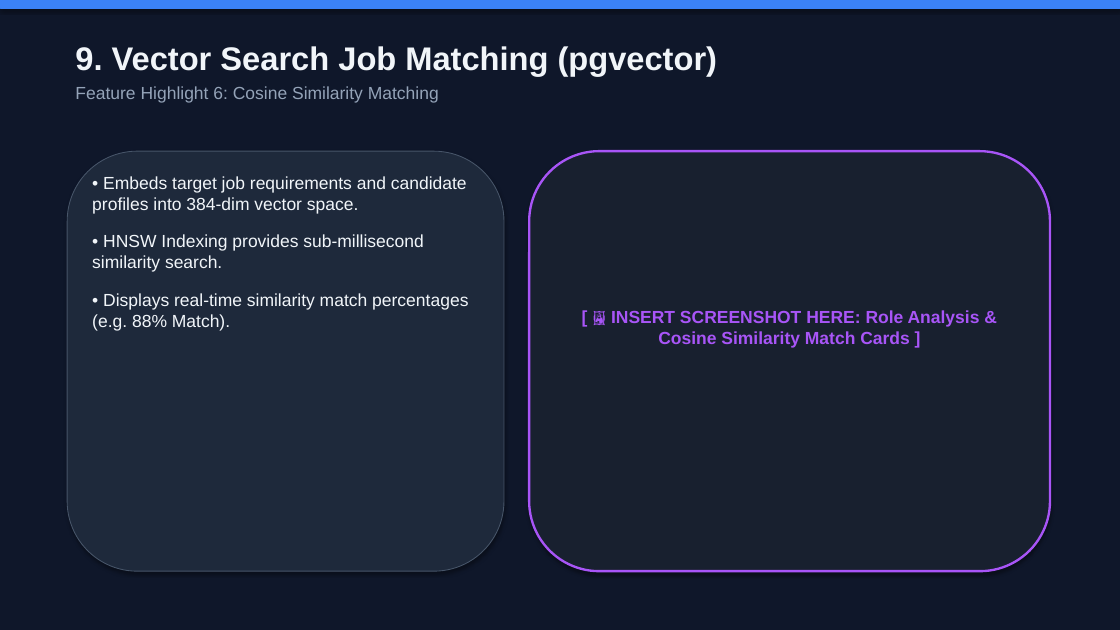
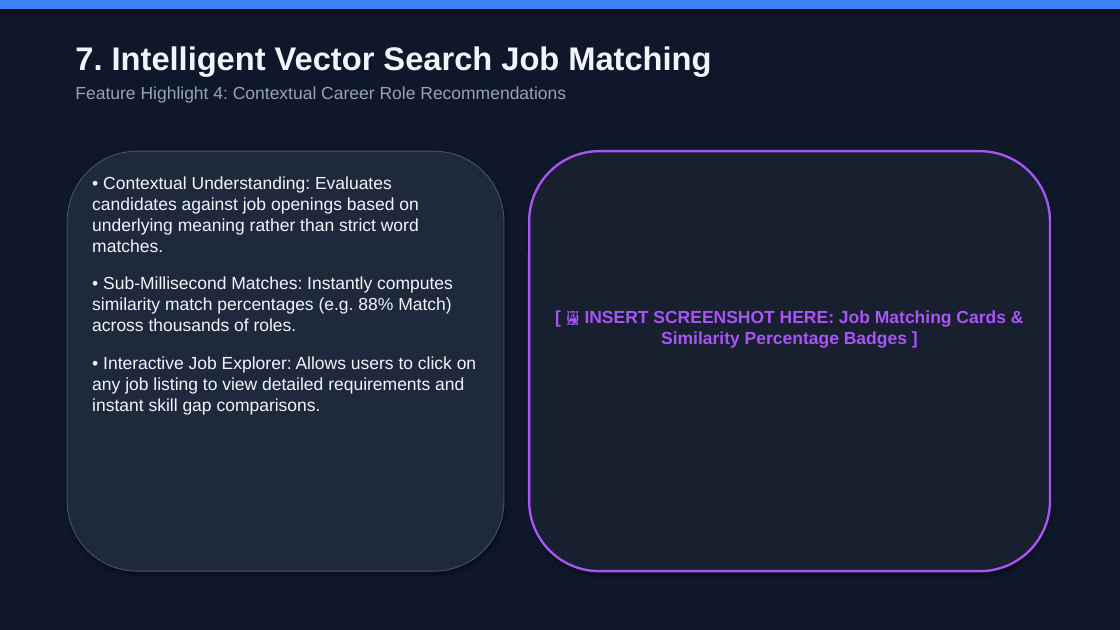
Before and after one commit to RudranshKadiveti/Team-Placebo, a slide deck: slide 8 of CareerPilot_AI_Presentation.pptx (slide 10 before the commit). Drawn at 1120x630 pixels with LibreOffice and Linux fonts; fonts in the diff are those of the drawing. Boxes give left, top, right and bottom in pixels: in the first picture for what was removed or moved away, otherwise in the second. Text is boxed around its words. In the diff, an @@ line names an element or a change of style, - is before the commit and + after.

```diff
--- a/CareerPilot_AI_Presentation.pptx
+++ b/CareerPilot_AI_Presentation.pptx
@@ text at <box>75,46,711,103</box>: text changed @@
-9. Vector Search Job Matching (pgvector)
-Feature Highlight 6: Cosine Similarity Matching
+7. Intelligent Vector Search Job Matching
+Feature Highlight 4: Contextual Career Role Recommendations
@@ text at <box>92,176,476,415</box>: text changed @@
-• Embeds target job requirements and candidate profiles into 384-dim vector space.
-• HNSW Indexing provides sub-millisecond similarity search.
-• Displays real-time similarity match percentages (e.g. 88% Match).
+• Contextual Understanding: Evaluates candidates against job openings based on underlying meaning rather than strict word matches.
+• Sub-Millisecond Matches: Instantly computes similarity match percentages (e.g. 88% Match) across thousands of roles.
+• Interactive Job Explorer: Allows users to click on any job listing to view detailed requirements and instant skill gap comparisons.
@@ text at <box>585,310,1006,348</box>: text changed @@
-[ 🖼️ INSERT SCREENSHOT HERE: Role Analysis & Cosine Similarity Match Cards ]
+[ 🖼️ INSERT SCREENSHOT HERE: Job Matching Cards & Similarity Percentage Badges ]
```
Also in this commit, not shown: 7 other slides changed, 6 slides added, 7 slides removed, 1 other file.
